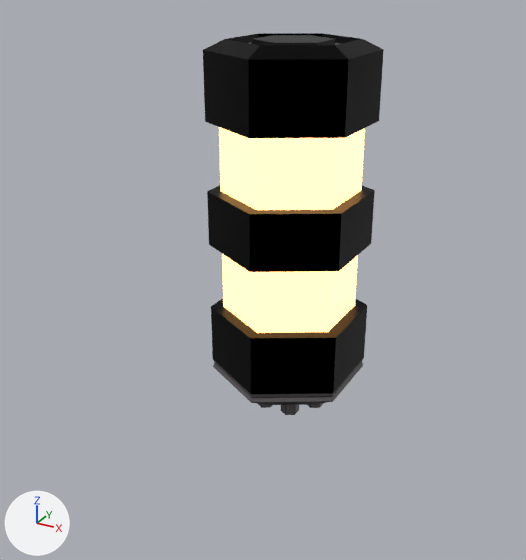
The FBX model Output/Assets/Game/Drops/PowerCell/Power Cell.fbx: old version first, new version second.
Camera for both pictures: a camera (50 mm lens) standing at (0.00642, -0.01287, 0.00922) and looking at (-0.00011, -0.00099, 0.00328). Arrows for +X, +Y and +Z are at lower left; the lights stay in place.

The first picture shows 'Power Cell'.
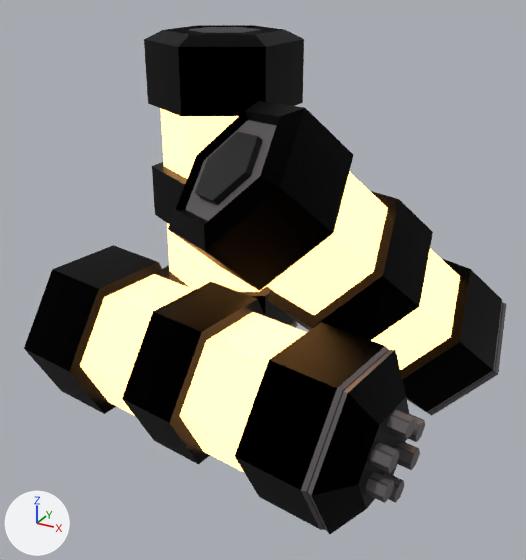
Commit message: Remesh PowerCell

The change, as JSON lines over the scene's bpy script:
```json
{"block": "me_cylinder_010", "where": "# used by ob_power_cell; location = (0.0, 0.0, 0.00433); scale = (1.71, 1.71, 1.16)"}
{"op": "remove", "block": "me_cylinder_010", "code": "me_cylinder_010.from_pydata(...)  # 162 vertices, 120 faces; spans x -0.00087..0.00087, y -0.001..0.001, z -0.00372..0.00304"}
{"op": "add", "block": "me_cylinder_010", "code": "me_cylinder_010.from_pydata(...)  # 486 vertices, 360 faces; spans x -0.00112..0.00355, y -0.001..0.00357, z -0.00397..0.00331"}
{"block": "me_cylinder_010", "change": "me_cylinder_010 part 1: the loose piece of 36 vertices spanning x -0.00087..0.00087, y -0.001..0.001, z 0.00171..0.00304 is copied, and the copy is multiplied about its middle by the matrix ((0.066, 0.0, 0.68), (0.106, 0.994, -0.005), (-1.455, 0.156, 0.065)), then moved by (0.00306, 0.00192, -0.00043); it spans x 0.00255..0.00355, y 0.00092..0.00291, z 0.00056..0.00331"}
{"block": "me_cylinder_010", "change": "me_cylinder_010 part 2: the loose piece of 30 vertices spanning x -0.00087..0.00087, y -0.001..0.001, z -0.00343..-0.00174 is copied, and the copy is multiplied about its middle by the matrix ((0.066, 0.0, 0.68), (0.106, 0.994, -0.005), (-1.455, 0.156, 0.065)), then moved by (-0.00031, 0.00194, 0.0042); it spans x -0.00092..0.00032, y 0.00094..0.00294, z 0.00025..0.00301"}
{"block": "me_cylinder_010", "change": "me_cylinder_010 part 3: the loose piece of 36 vertices spanning x -0.00087..0.00087, y -0.001..0.001, z 0.00171..0.00304 is copied, and the copy is multiplied about its middle by the matrix ((0.752, -0.141, 0.439), (0.628, 0.452, -0.432), (-0.296, 1.292, 0.428)), then moved by (0.00215, 0.00046, -0.00274); it spans x 0.00114..0.00309, y -0.00052..0.00152, z -0.00194..0.00114"}
{"block": "me_cylinder_010", "change": "me_cylinder_010 part 4: the loose piece of 30 vertices spanning x -0.00087..0.00087, y -0.001..0.001, z -0.00343..-0.00174 is copied, and the copy is multiplied about its middle by the matrix ((0.752, -0.141, 0.439), (0.628, 0.452, -0.432), (-0.296, 1.292, 0.428)), then moved by (-0.00002, 0.0026, 0.00009); it spans x -0.00094..0.00107, y 0.00147..0.00357, z -0.00397..-0.00083"}
{"block": "me_cylinder_010", "change": "me_cylinder_010 part 5: 192 vertices added at x -0.00112..0.00269, y 0.00008..0.00344, z -0.00356..0.00316"}
{"op": "set", "path": "ob_power_cell.location", "old": "(0.0, 0.0, 0.00433)", "new": "(-0.00063, -0.00244, 0.00176)"}
{"op": "set", "path": "ob_power_cell.rotation_euler", "old": "(0.0, 0.0, 0.0)", "new": "(-0.106, -1.505, 0.0)", "note": "degrees (0, 0, 0) -> degrees (-6.1, -86, 0)"}
```

Boxes [x1, y1, x2, y2] around the edits, measured in the pictures (526 x 560 px):
```json
{"object": "Power Cell", "change": "reshaped, moved, turned", "before": [203, 33, 384, 415], "after": [24, 25, 506, 534]}
{"part": 1, "of": "me_cylinder_010", "change": "added", "after": [144, 25, 304, 116], "on screen": "black"}
{"part": 2, "of": "me_cylinder_010", "change": "added", "after": [163, 265, 298, 328]}
{"part": 3, "of": "me_cylinder_010", "change": "added", "after": [168, 101, 353, 291], "on screen": "black"}
{"part": 4, "of": "me_cylinder_010", "change": "added", "after": [400, 258, 506, 416], "on screen": "black"}
{"part": 5, "of": "me_cylinder_010", "change": "added", "after": [152, 108, 460, 370]}
```
